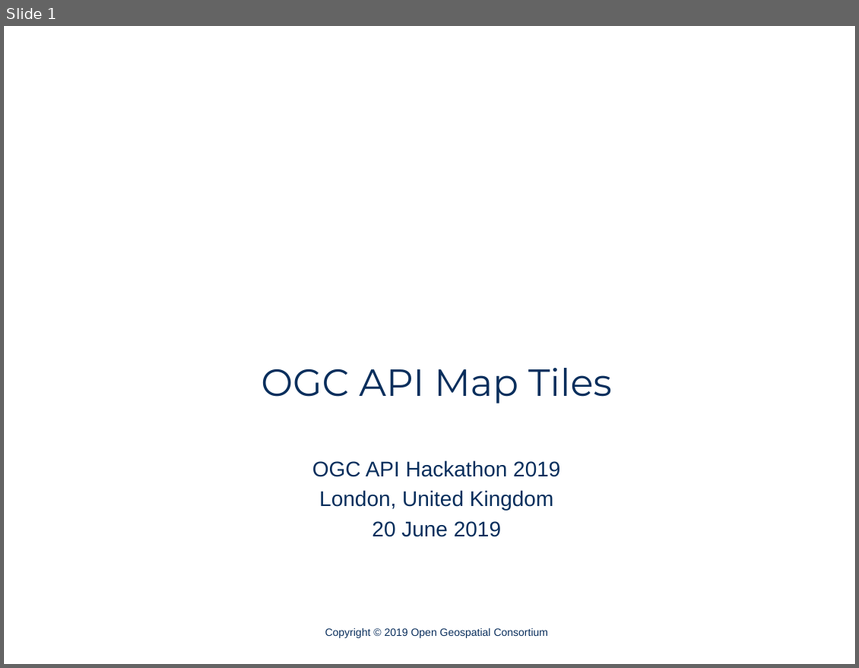
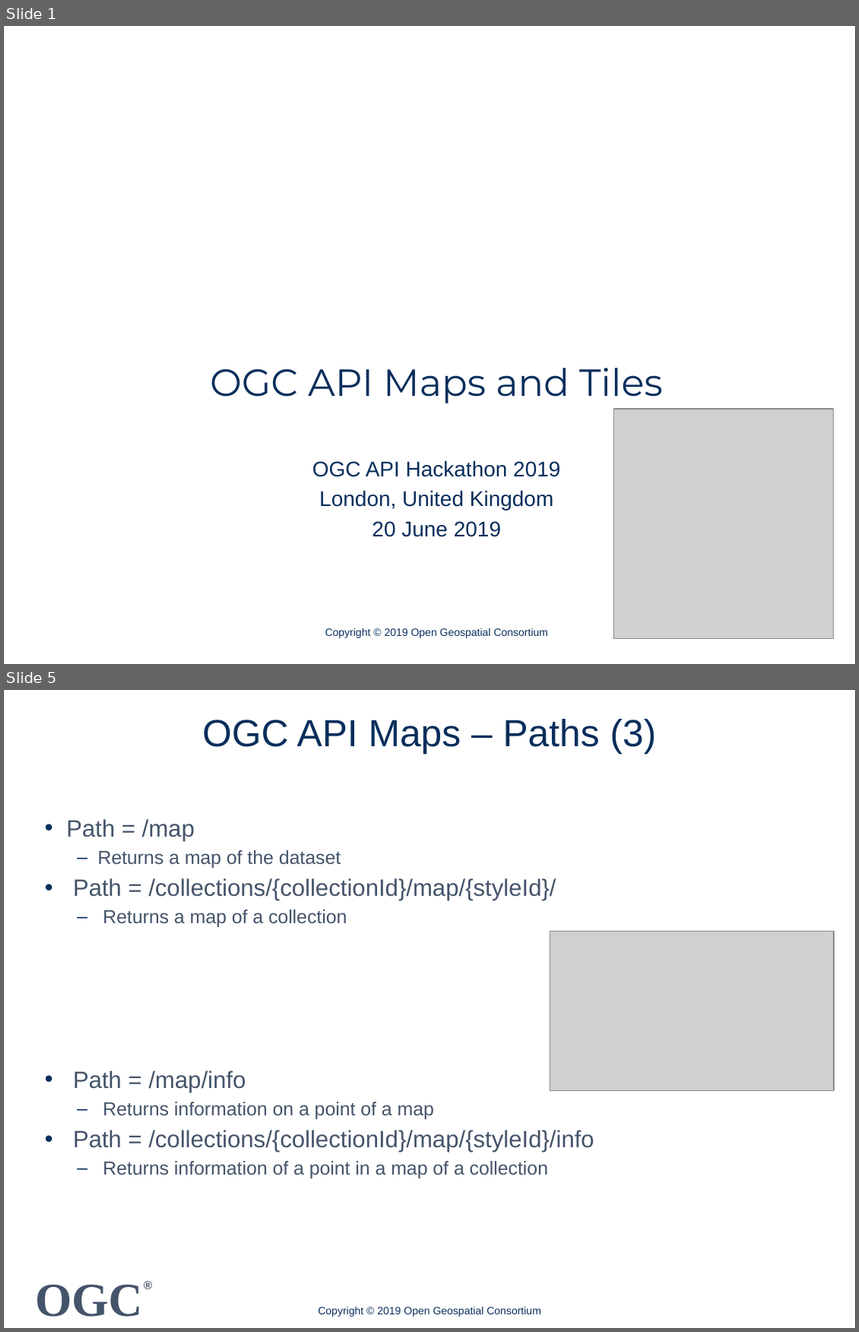
Before and after one commit to spacebel/OGC-API-Hackathon-2019, a slide deck: Presentations/OGC API Map Tiles 20190620.pptx. Shown one above the other, each under a label of ours: slide 1 before the commit, slides 1 and 5 after it; the slides between them are not shown. The pictures are 859x668 and 859x1332 pixels, drawn with LibreOffice and Linux fonts; fonts in the diff are those of the drawing; grey boxes stand for pictures; background and template pictures are left out. Boxes give left, top, right and bottom in pixels: in the first picture for what was removed or moved away, otherwise in the second. Text is boxed around its words. In the diff, an @@ line names an element or a change of style, - is before the commit and + after.

```diff
--- a/Presentations/OGC API Map Tiles 20190620.pptx
+++ b/Presentations/OGC API Map Tiles 20190620.pptx
@@ slide 5 added at box(4, 690, 855, 1328), background #FFFFFF @@
@@ title added at box(202, 719, 657, 755), 32 pt, text #092E5C @@
+OGC API Maps – Paths (3)
@@ text added at box(66, 819, 595, 1179), 16 pt, text #44546A @@
+• Path = /map
+  – Returns a map of the dataset
+• Path = /collections/{collectionId}/map/{styleId}/
+  – Returns a map of a collection
+• Path = /map/info
+  – Returns information on a point of a map
+• Path = /collections/{collectionId}/map/{styleId}/info
+  – Returns information of a point in a map of a collection
@@ picture added at box(550, 931, 834, 1091) @@
@@ text added at box(144, 1274, 152, 1297), 10 pt, text #44546A, bold @@
+®
@@ text added at box(35, 1285, 143, 1317), 40 pt, text #44546A, bold @@
+OGC
@@ text added at box(318, 1307, 541, 1317), 9 pt, text #092E5C @@
+Copyright © 2019 Open Geospatial Consortium
@@ slide 1 changed as well @@
@@ title at box(210, 368, 663, 404): text changed @@
-OGC API Map Tiles
+OGC API Maps and Tiles
@@ picture added at box(614, 409, 834, 639) @@
```
Also in this commit, not shown: 6 other slides changed.
